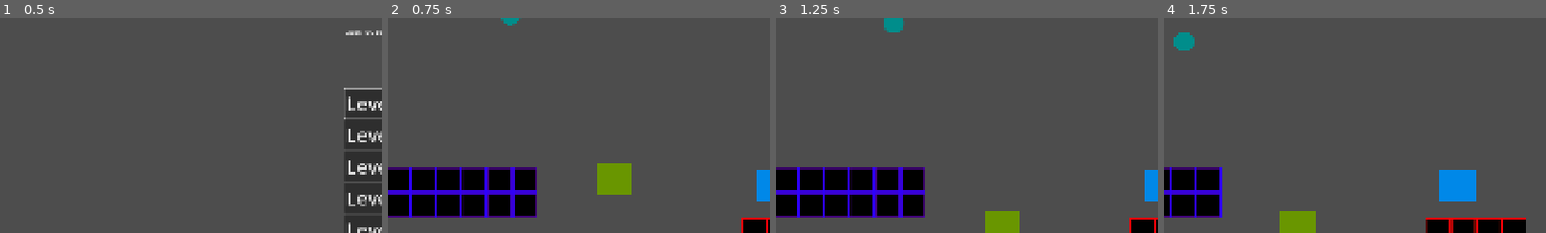
Above: before the commit, frames 1-4 (left to right).
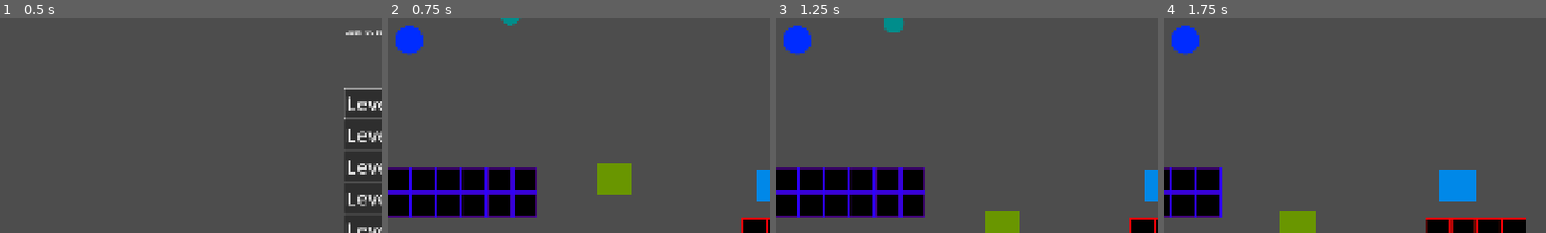
Above: after the commit, the same moments.

Repository: cmoll24/2025_IGC_Vela_Spark
Game: Godot game, scene res://src/main/title.tscn
Two runs of this game, one before a commit and one after it. Both use one fixed random seed, a clock stepped at 60 frames per second and the inputs below. Before the commit the project starts from res://src/main/main.tscn.
Inputs:
- Up to frame 1 (0.5 s): no input
- Up to frame 2 (0.75 s): click "Level 2" at 0.5 s
- Up to frame 3 (1.25 s): no input
- Up to frame 4 (1.75 s): hold Right (move_right) from 1.28 s (still down); hold C (dash) from 1.28 s (still down); tap Z (jump) at 1.52 s
The pictures show only the part of the screen within x 0-50%, y 1-51%; the shares and areas given below are measured in that part.

Frame 1 is identical in both runs. In frame 2, 0.8% of the frame differs, in the area x 2-10%, y 3-18%; in frame 3, 0.8%; in frame 4, 0.8%.

Commit message:
Structured game and title and global + has_dash UI

Diff:
--- a/2025-igc-boss/project.godot
+++ b/2025-igc-boss/project.godot
@@ -17,7 +17,7 @@
 
 [autoload]
 
-Global="*res://src/main/Global.gd"
+Global="*res://src/main/Globals.gd"
 
 [display]
 
--- a/2025-igc-boss/src/levels/level_1.gd
+++ b/2025-igc-boss/src/levels/level_1.gd
@@ -1,4 +1,5 @@
 extends Node2D
+class_name Level
 
 @onready var player = $Player
 @onready var player_path = $Line2D
@@ -9,3 +10,6 @@
 	player_path.add_point(current_player_pos)
 	if player_path.get_point_count() > 500:
 		player_path.remove_point(0)
+
+func get_player() -> Player:
+	return player
--- a/2025-igc-boss/src/main/Global.gd
+++ /dev/null
@@ -1,2 +0,0 @@
-extends Node
-pass
--- /dev/null
+++ b/2025-igc-boss/src/main/Globals.gd
@@ -0,0 +1,13 @@
+extends Node
+class_name GlobalClass
+
+var current_level_index
+
+var game_scene : Game
+
+func get_current_level_index():
+	return current_level_index
+
+func switch_to_level(new_index : int):
+	current_level_index = new_index
+	get_tree().change_scene_to_file("res://src/main/game.tscn")
--- /dev/null
+++ b/2025-igc-boss/src/main/game.gd
@@ -0,0 +1,16 @@
+extends Control
+class_name Game
+
+var level_file_path = "res://src/levels/level_1V{level_num}.tscn"
+
+@onready var level_container = $level_container
+
+var current_level : Level
+
+func _ready() -> void:
+	Global.game_scene = self
+
+	var current_level_index = Global.get_current_level_index()
+	var level_scene : PackedScene = load(level_file_path.format({"level_num" : current_level_index}))
+	current_level = level_scene.instantiate()
+	level_container.add_child(current_level)
--- /dev/null
+++ b/2025-igc-boss/src/main/game.tscn
@@ -0,0 +1,20 @@
+[gd_scene load_steps=3 format=3 uid="uid://olle5ehbv4l3"]
+
+[ext_resource type="Script" uid="uid://b5ef2g6cfo7c2" path="res://src/main/game.gd" id="1_4n6et"]
+[ext_resource type="PackedScene" uid="uid://dxq44n7s3ceta" path="res://src/main/hud.tscn" id="2_lghd3"]
+
+[node name="Game" type="Control"]
+layout_mode = 3
+anchors_preset = 15
+anchor_right = 1.0
+anchor_bottom = 1.0
+grow_horizontal = 2
+grow_vertical = 2
+script = ExtResource("1_4n6et")
+
+[node name="level_container" type="Control" parent="."]
+anchors_preset = 0
+offset_right = 40.0
+offset_bottom = 40.0
+
+[node name="HUD" parent="." instance=ExtResource("2_lghd3")]
--- /dev/null
+++ b/2025-igc-boss/src/main/hud.gd
@@ -0,0 +1,10 @@
+extends CanvasLayer
+
+@onready var dash_indicator = $DashIndicator
+
+func _ready() -> void:
+	dash_indicator.visible = false
+
+func _process(_delta: float) -> void:
+	var player_has_dash = Global.game_scene.current_level.get_player().move_control.has_dash
+	dash_indicator.visible = player_has_dash
--- /dev/null
+++ b/2025-igc-boss/src/main/hud.tscn
@@ -0,0 +1,13 @@
+[gd_scene load_steps=3 format=3 uid="uid://dxq44n7s3ceta"]
+
+[ext_resource type="Script" uid="uid://cbu755oj7nlxw" path="res://src/main/hud.gd" id="1_7of0l"]
+[ext_resource type="Texture2D" uid="uid://n5v0b2ld27mk" path="res://assets/debug/projectile.png" id="2_4dl7s"]
+
+[node name="HUD" type="CanvasLayer"]
+script = ExtResource("1_7of0l")
+
+[node name="DashIndicator" type="Sprite2D" parent="."]
+self_modulate = Color(0, 0.17254902, 1, 1)
+position = Vector2(63, 65)
+scale = Vector2(1.125, 1.125)
+texture = ExtResource("2_4dl7s")
--- a/2025-igc-boss/src/main/main.gd
+++ b/2025-igc-boss/src/main/title.gd
@@ -2,6 +2,8 @@
 
 @onready var level_container = $VBoxContainer
 @onready var level_selector = preload("res://src/ui/levelSelector.tscn")
+
+var current_level : Level
 
 func _ready() -> void:
 	var number_of_levels = 9
@@ -12,3 +14,6 @@
 
 		if i == 1:
 			level_button.grab_focus()
+
+func get_level():
+	return current_level
--- a/2025-igc-boss/src/main/main.tscn
+++ b/2025-igc-boss/src/main/title.tscn
@@ -1,15 +1,15 @@
 [gd_scene load_steps=2 format=3 uid="uid://dm8lcv7yglbdf"]
 
-[ext_resource type="Script" uid="uid://cjct8pgjoy4u3" path="res://src/main/main.gd" id="1_3s6yk"]
+[ext_resource type="Script" uid="uid://cjct8pgjoy4u3" path="res://src/main/title.gd" id="1_yohi1"]
 
-[node name="Main" type="Control"]
+[node name="Title" type="Control"]
 layout_mode = 3
 anchors_preset = 15
 anchor_right = 1.0
 anchor_bottom = 1.0
 grow_horizontal = 2
 grow_vertical = 2
-script = ExtResource("1_3s6yk")
+script = ExtResource("1_yohi1")
 
 [node name="Label" type="Label" parent="."]
 layout_mode = 1
--- a/2025-igc-boss/src/player/playerController.gd
+++ b/2025-igc-boss/src/player/playerController.gd
@@ -48,18 +48,19 @@
 
 
 func _on_enemy_collide(body: Node2D) -> void:
-	if body is Enemy or body is Boss:
-		if move_control.dash_state:
-			if not move_control.dash_attack_state:
-				move_control.dash_attack()
-				attack_control.attack(body)
-				print("ERROR THIS IS DEPICRATED CODE AND SHOULD NOT EXECUTE, please inform Chris")
+	#if body is Enemy or body is Boss:
+	#	if move_control.dash_state:
+	#		if not move_control.dash_attack_state:
+	#			move_control.dash_attack()
+	#			attack_control.attack(body)
+	#			print("ERROR THIS IS DEPICRATED CODE AND SHOULD NOT EXECUTE, please inform Chris")
 			#velocity.x = -dash_direction * current_move_speed
 			#dash_state = false
 			#dash_attack_state = false
 			#apply_knockback(body.global_position)
 			#apply_invincibility()
-		elif not move_control.dash_attack_state:
+	if body is Enemy or body is Boss:
+		if  not move_control.dash_state and not move_control.dash_attack_state:
 			hit(body)
 	if (body.is_in_group("obstacles") or body is TileMapLayer) and move_control.dash_attack_state:
 		health_control.cancel_invincibility()
--- a/2025-igc-boss/src/ui/levelSelector.gd
+++ b/2025-igc-boss/src/ui/levelSelector.gd
@@ -2,12 +2,10 @@
 class_name LevelSelector
 
 var level_number = 1
-
-var file_path = "res://src/levels/level_1V{level_num}.tscn"
 
 func set_level_number(new_level_number):
 	level_number = new_level_number
 	text = "Level " + str(level_number)
 
 func _on_pressed() -> void:
-	get_tree().change_scene_to_file(file_path.format({"level_num":level_number}))
+	Global.switch_to_level(level_number)
Renamed: 2025-igc-boss/src/main/Global.gd.uid -> 2025-igc-boss/src/main/Globals.gd.uid
Not shown, added: 2025-igc-boss/src/main/game.gd.uid
Not shown, added: 2025-igc-boss/src/main/hud.gd.uid
Renamed: 2025-igc-boss/src/main/main.gd.uid -> 2025-igc-boss/src/main/title.gd.uid
Not shown, added: 2025-igc-boss/src/ui/levelSelector.tscn30316194875.tmp
Not shown, added: 2025-igc-boss/src/ui/levelSelector.tscn30331833656.tmp
